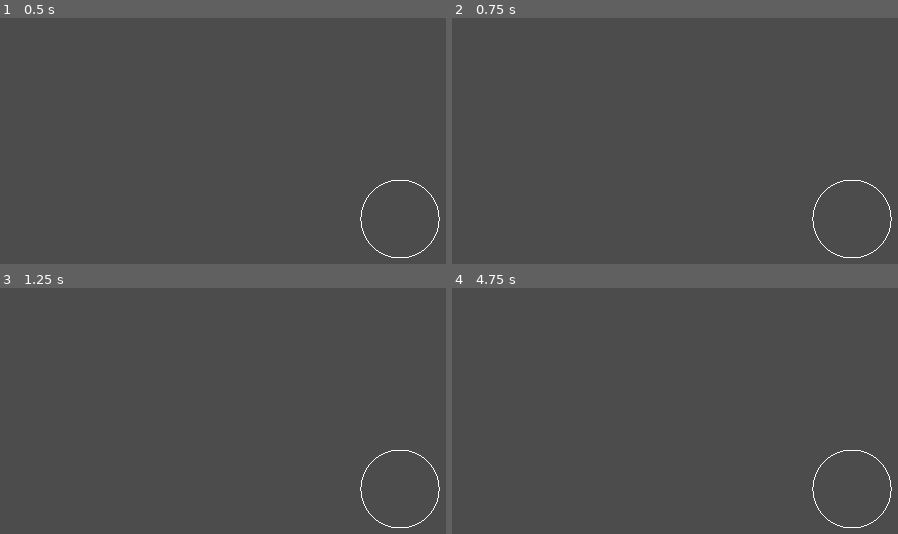
Above: before the commit, frames 1-4 (two rows, left to right).
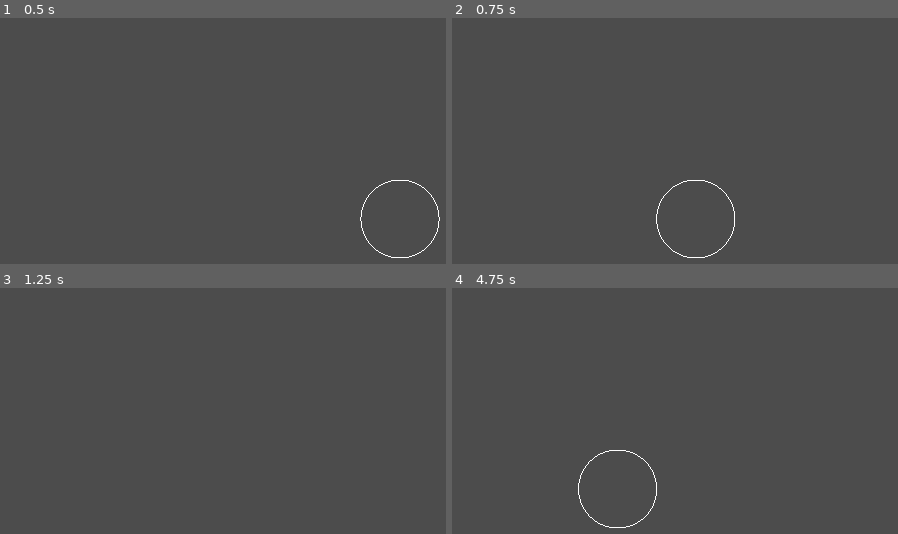
Above: after the commit, the same moments.

Repository: ftvkyo/baburu-kaosu
Game: Godot game, scene res://Main.tscn
The game is run twice, just before and just after one commit, with the same random seed, the same clock (stepped at 60 frames per second) and the same inputs.
Inputs:
- Up to frame 1 (0.5 s): no input
- Up to frame 2 (0.75 s): tap Enter at 0.5 s; hold Right (ui_right) from 0.53 s (still down)
- Up to frame 3 (1.25 s): keep holding Right (ui_right)
- Up to frame 4 (4.75 s): tap Space at 1.25, 2.75, 4.25 s; release Right (ui_right) at 1.28 s; hold Down (ui_down) 1.28-2.03 s; tap Enter at 2, 3.5 s; hold Right (ui_right) 2.03-2.78 s; hold Up (ui_up) 2.78-3.53 s; hold Left (ui_left) from 3.53 s (still down)

Frame 1 is identical in both runs. In frame 2, 0.4% of the frame differs, in the area x 45-99%, y 65-98%; in frame 3, 0.2%; in frame 4, 0.4%, in the area x 28-99%, y 65-98%.

Commit message:
Add camera controls

Diff:
--- a/Bubble.tscn
+++ b/Bubble.tscn
@@ -13,3 +13,4 @@
 
 [node name="CollisionShape2D" type="CollisionShape2D" parent="."]
 shape = SubResource( 1 )
+disabled = true
--- a/Main.tscn
+++ b/Main.tscn
@@ -1,12 +1,14 @@
-[gd_scene load_steps=3 format=2]
+[gd_scene load_steps=4 format=2]
 
 [ext_resource path="res://Bubble.tscn" type="PackedScene" id=1]
 [ext_resource path="res://Main.gd" type="Script" id=2]
+[ext_resource path="res://PlayerCamera.gd" type="Script" id=3]
 
 [node name="Main" type="Node"]
 script = ExtResource( 2 )
 
 [node name="Bubble" parent="." instance=ExtResource( 1 )]
 
-[node name="Camera2D" type="Camera2D" parent="."]
+[node name="PlayerCamera" type="Camera2D" parent="."]
 current = true
+script = ExtResource( 3 )
--- /dev/null
+++ b/PlayerCamera.gd
@@ -0,0 +1,19 @@
+extends Camera2D
+
+
+export var CameraSpeed = 1000
+
+
+func _ready():
+	pass
+
+
+func _process(delta):
+	if Input.is_action_pressed("ui_up"):
+		position.y -= CameraSpeed * delta
+	if Input.is_action_pressed("ui_down"):
+		position.y += CameraSpeed * delta
+	if Input.is_action_pressed("ui_left"):
+		position.x -= CameraSpeed * delta
+	if Input.is_action_pressed("ui_right"):
+		position.x += CameraSpeed * delta
